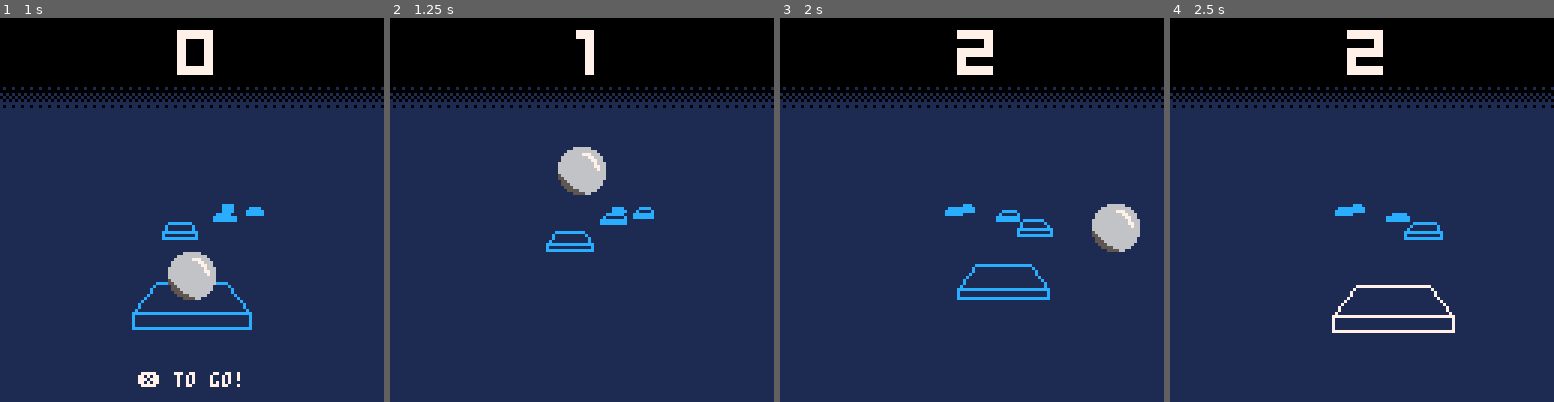
Above: before the commit, frames 1-4 (left to right).
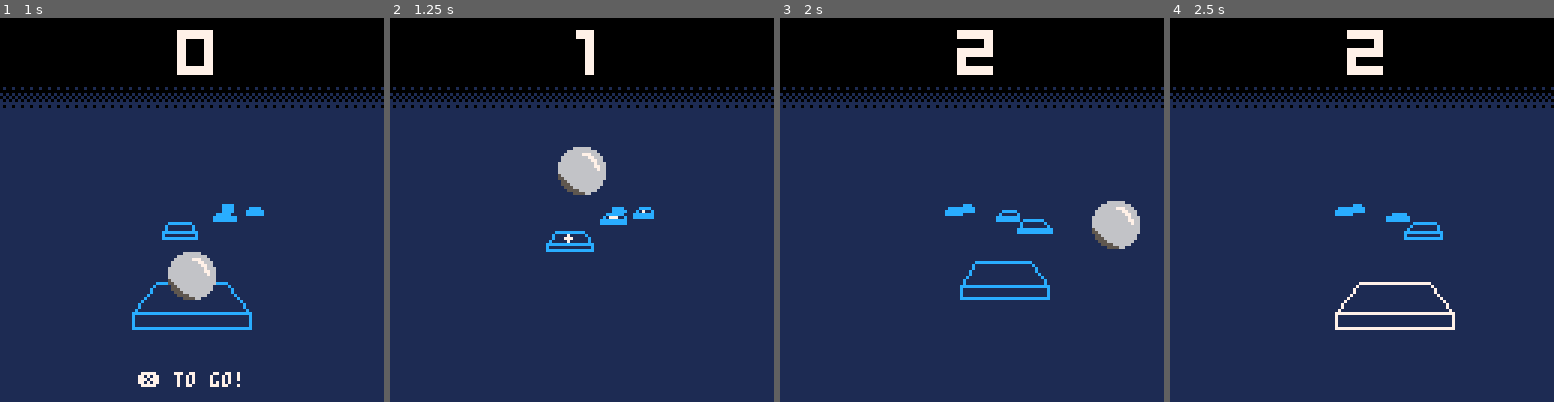
Above: after the commit, the same moments.

Repository: cbrwn/pico8carts
Game: PICO-8 cartridge hop.p8
Two runs of this game, one before a commit and one after it. Both use one fixed random seed, a clock stepped at 60 frames per second and the inputs below.
Inputs (mouse positions are in pixels of both pictures, inside the frame that each line leads up to):
- Up to frame 1 (1 s): tap X (X key) at 0.33 s; click (280, 121) at 0.67 s; tap O (Z key) at 0.7 s
- Up to frame 2 (1.25 s): tap X (X key) at 1.07 s; click (436, 267) at 1.22 s
- Up to frame 3 (2 s): hold Right from 1.6 s (still down); tap O (Z key) at 1.7 s; click (887, 114) at 1.77 s; tap X (X key) at 1.85 s
- Up to frame 4 (2.5 s): release Right at 2.1 s; tap O (Z key) at 2.1 s; click (1342, 259) at 2.32 s; hold Right from 2.47 s (still down)

Frame 1 is identical in both runs. In frame 2, less than 0.1% of the frame differs, in the area x 45-67%, y 50-59%; in frame 3, 1.1%; in frame 4, 1.4%, in the area x 42-75%, y 68-83%.

Commit message:
platform size changes

Diff:
--- a/hop.p8
+++ b/hop.p8
@@ -18,6 +18,7 @@
 
 -- misc stuff
 ctextwidth=5 -- width of custom numbers
+diamondtime = 0
 
 function _init()
 	platforms = {}
@@ -32,6 +33,7 @@
 	lastprog = 0
 	movespeed = 0
 	score = 0
+	platsize = 5
 	gameover = false
 
 	if mousecontrol then
@@ -161,6 +163,10 @@
 		return
 	end
 
+	if diamondtime > 0 then
+		diamondtime -= 1
+	end
+
 	-- start text movement
 	local destpos = 160
 	if movespeed == 0 and not gameover then
@@ -281,7 +287,7 @@
 		local c = cplat()
 		-- check if we hit the platform
 		if abs(c.x - ball.x) < ball.s*2 then
-			balljumped()
+			balljumped(c)
 		else
 			movespeed = 0
 			sfx(1)
@@ -308,9 +314,15 @@
 
 -- called when ball lands on
 -- a platform
-function balljumped()
-	sfx(0)
-	movespeed += 0.01
+function balljumped(plat)
+	if abs(plat.x - ball.x) <= 1 then
+		sfx(2)
+		diamondtime = 5
+	else
+		sfx(0)
+		movespeed += 0.01
+		platsize -= 0.01
+	end
 	score += 1
 end
 
@@ -327,7 +339,7 @@
 -- default platform used for testing
 function defaultplatform(d)
 	local b = 50
-	return platform(64 + (-(b/2) + rnd(b)), 60, d, 5, 12)
+	return platform(64 + (-(b/2) + rnd(b)), 60, d, platsize, 12)
 end
 
 -- draws a platform
@@ -347,6 +360,12 @@
 	local backright = {x=p.x+bwidth/2,y=yoff-boff}
 	local frontleft = {x=p.x-fwidth/2,y=yoff}
 	local frontright = {x=p.x+fwidth/2,y=yoff}
+
+	-- center diamond thing
+	if diamondtime > 0 then
+		local s = abs(backleft.y - frontleft.y) * 0.5
+		circfill(p.x, backleft.y + s, s, 7)
+	end
 
 	-- lines
 	linepoints(backleft,backright,p.c)
Not shown, changed: the sound effects (__sfx__) section of hop.p8
